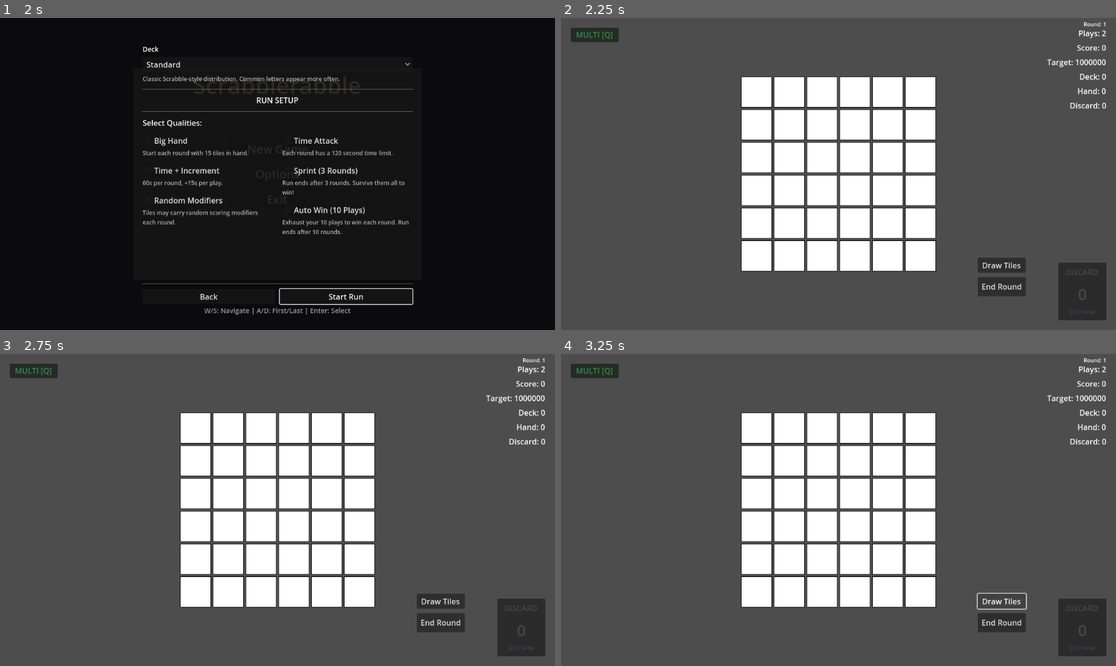
Above: before the commit, frames 1-4 (two rows, left to right).
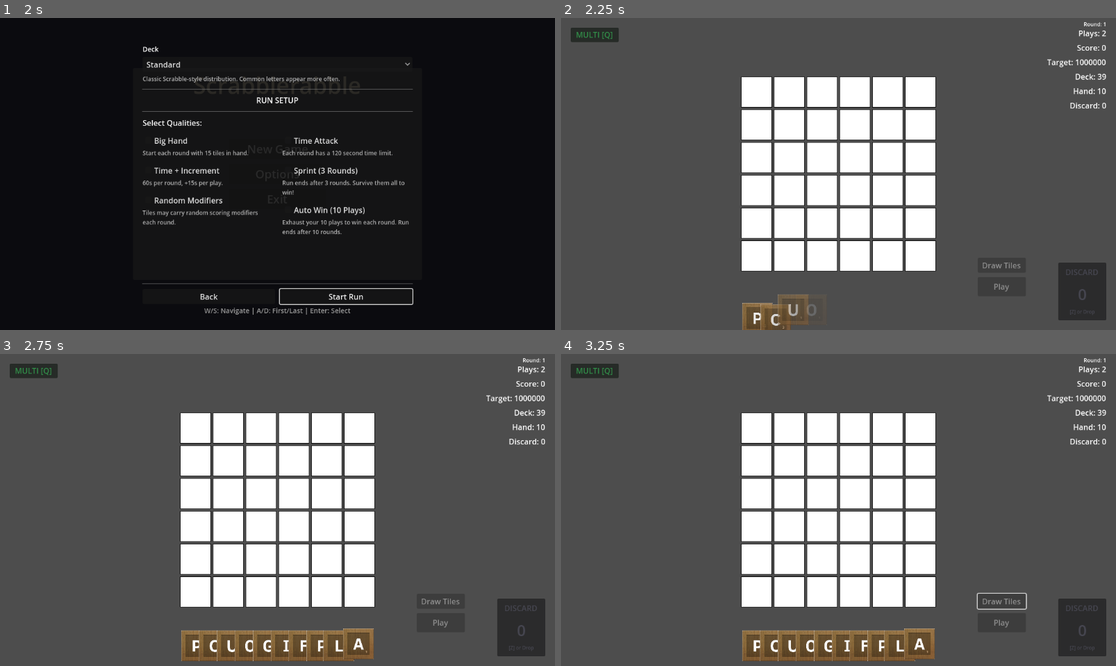
Above: after the commit, the same moments.

Repository: rcmilan/godot-scrabblerabble
Game: Godot game, scene res://scenes/title_screen/title_screen.tscn
The game is run twice, just before and just after one commit, with the same random seed, the same clock (stepped at 60 frames per second) and the same inputs.
Inputs (mouse positions are in pixels of both pictures, inside the frame that each line leads up to):
- Up to frame 1 (2 s): click "New Game" at 0.5 s; click "New Game" at 1.25 s
- Up to frame 2 (2.25 s): click "Start Run" at 2 s
- Up to frame 3 (2.75 s): no input
- Up to frame 4 (3.25 s): click (999, 600) at 2.75 s, where only the run before the commit has a clickable "Draw Tiles"

Frame 1 is identical in both runs. In frame 2, 1.2% of the frame differs, in the area x 32-99%, y 17-100%; in frame 3, 3.7%; in frame 4, 3.7%, in the area x 32-99%, y 17-99%.

Commit message:
fix: remove invalid UIDs and fix case-sensitive paths in scene and resource files
- Removed invalid UIDs from tile.tscn and board_cell.tscn ext_resource entries
- Fixed remaining Tile → tile directory references in scenes
- Fixed remaining Board → board directory references in scenes
- Fixed remaining BagDistribution → bag_distribution references in .tres files
- Now using text paths exclusively without UID references

Diff:
--- a/data/bag_distribution/bag_default.tres
+++ b/data/bag_distribution/bag_default.tres
@@ -1,6 +1,6 @@
 [gd_resource type="Resource" script_class="BagDistribution" load_steps=2 format=3]
 
-[ext_resource type="Script" path="res://data/BagDistribution/bag_distribution.gd" id="1_q047y"]
+[ext_resource type="Script" path="res://data/bag_distribution/bag_distribution.gd" id="1_q047y"]
 
 [resource]
 script = ExtResource("1_q047y")
--- a/data/bag_distribution/bag_equal.tres
+++ b/data/bag_distribution/bag_equal.tres
@@ -1,6 +1,6 @@
 [gd_resource type="Resource" script_class="BagDistribution" load_steps=2 format=3]
 
-[ext_resource type="Script" path="res://data/BagDistribution/bag_distribution.gd" id="1_q047y"]
+[ext_resource type="Script" path="res://data/bag_distribution/bag_distribution.gd" id="1_q047y"]
 
 [resource]
 script = ExtResource("1_q047y")
--- a/scenes/board/board_cell.tscn
+++ b/scenes/board/board_cell.tscn
@@ -1,7 +1,7 @@
 [gd_scene load_steps=3 format=3 uid="uid://c6h3ep2nj7tvx"]
 
-[ext_resource type="Script" uid="uid://dvkxwq7dw0724" path="res://scenes/Board/board_cell.gd" id="1_0my7h"]
-[ext_resource type="Texture2D" uid="uid://waorkaoff3cs" path="res://assets/blank_tile.png" id="1_6yrkg"]
+[ext_resource type="Script" path="res://scenes/board/board_cell.gd" id="1_0my7h"]
+[ext_resource type="Texture2D" path="res://assets/blank_tile.png" id="1_6yrkg"]
 
 [node name="BoardCell" type="Control"]
 custom_minimum_size = Vector2(64, 64)
--- a/scenes/tile/tile.tscn
+++ b/scenes/tile/tile.tscn
@@ -1,7 +1,7 @@
 [gd_scene load_steps=5 format=3 uid="uid://ljhh63qjf5cg"]
 
-[ext_resource type="Texture2D" uid="uid://cbdqjfwfeyp16" path="res://assets/letter.png" id="1_5kclj"]
-[ext_resource type="Script" uid="uid://qspae3s7qlw6" path="res://scenes/Tile/tile.gd" id="1_vb0gs"]
+[ext_resource type="Texture2D" path="res://assets/letter.png" id="1_5kclj"]
+[ext_resource type="Script" path="res://scenes/tile/tile.gd" id="1_vb0gs"]
 
 [sub_resource type="StyleBoxFlat" id="StyleBoxFlat_vb0gs"]
 bg_color = Color(0.6, 0.6, 0.6, 0)
